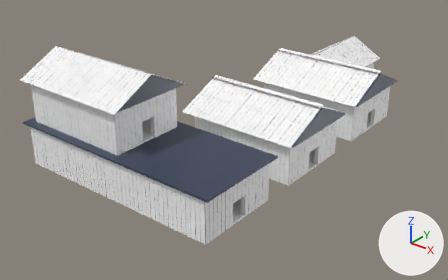
A saved change to the FBX model NotesOfCitrus/Assets/Blender/TownHouses.fbx.
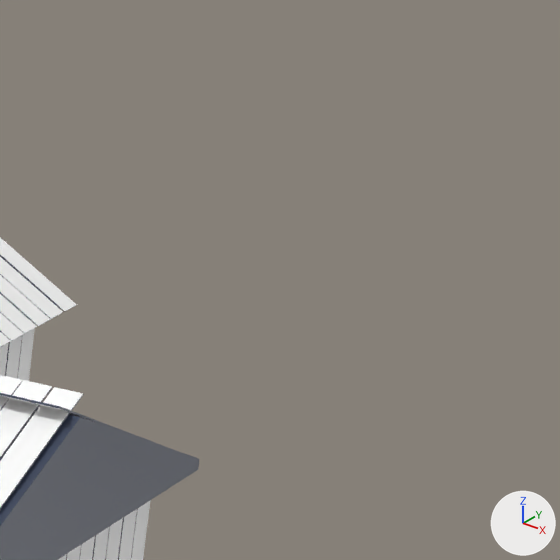
Each version is shown whole from a 50 mm camera at (55.4, -88.8, 54.2) aimed at (-20.2, 5.8, -4.4), then close up on the part from 82% to 100% of the width and 6% to 34% of the height. Every picture has the same lights, and +X, +Y and +Z are marked at lower right. The close-ups show mesh edges as thin lines. Where no turn or scale is listed for an object, it has been applied to the vertices.

Before the edit, the objects in view are built like this:
```python
me_cube_015 = bpy.data.meshes.new('Cube.015')
me_cube_015.from_pydata(...)  # 6010 vertices, 5232 faces; spans x -2.1..22.6, y -7.3..22.6, z -4.0..8.7
me_cube_015.materials.append(mat_material)  # picture img_colour_png
ob_housel_005 = bpy.data.objects.new('HouseL.005', me_cube_015)
ob_housel_005.location = (-16.15, 20.37, 3.74)
```
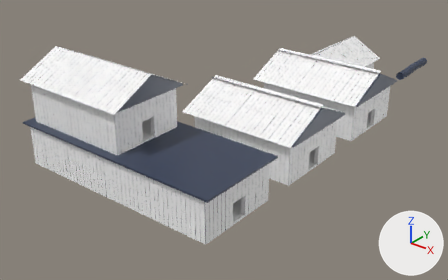
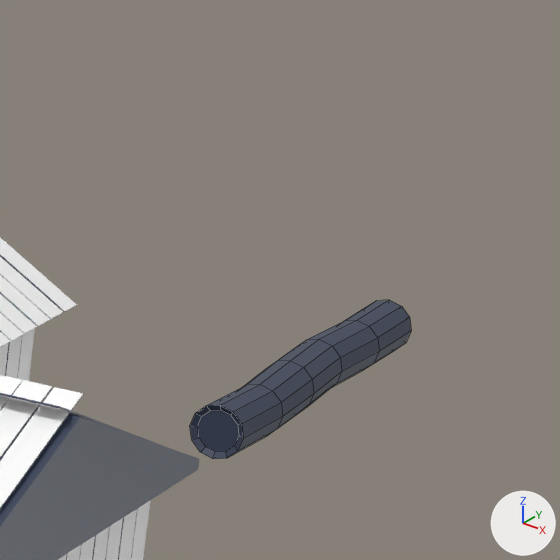
The edits, one by one:
Mesh me_cylinder is new.
It has 96 vertices, 86 faces and spans x -1.36..0.98, y -7.42..7.47, z -0.08..1.96.
It uses material mat_material (picture img_colour_png).
Object 'Log' (ob_log) is new; it shows me_cylinder.
Its location is (-1.97, 61.13, -0.23).

Location of each change, (x1, y1, x2, y2) in pixels of the close-ups (560 x 560 px):
'Log', added (blue)
    after: (190, 300, 411, 459)
